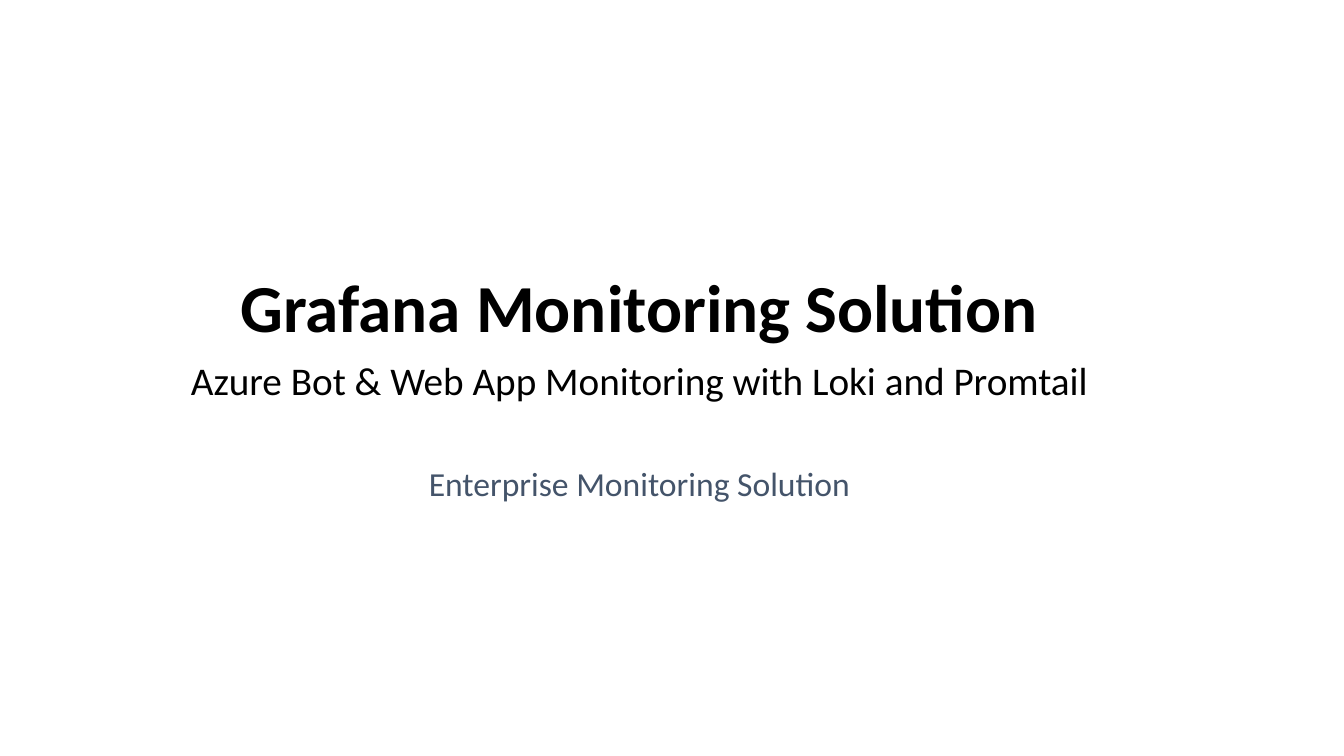
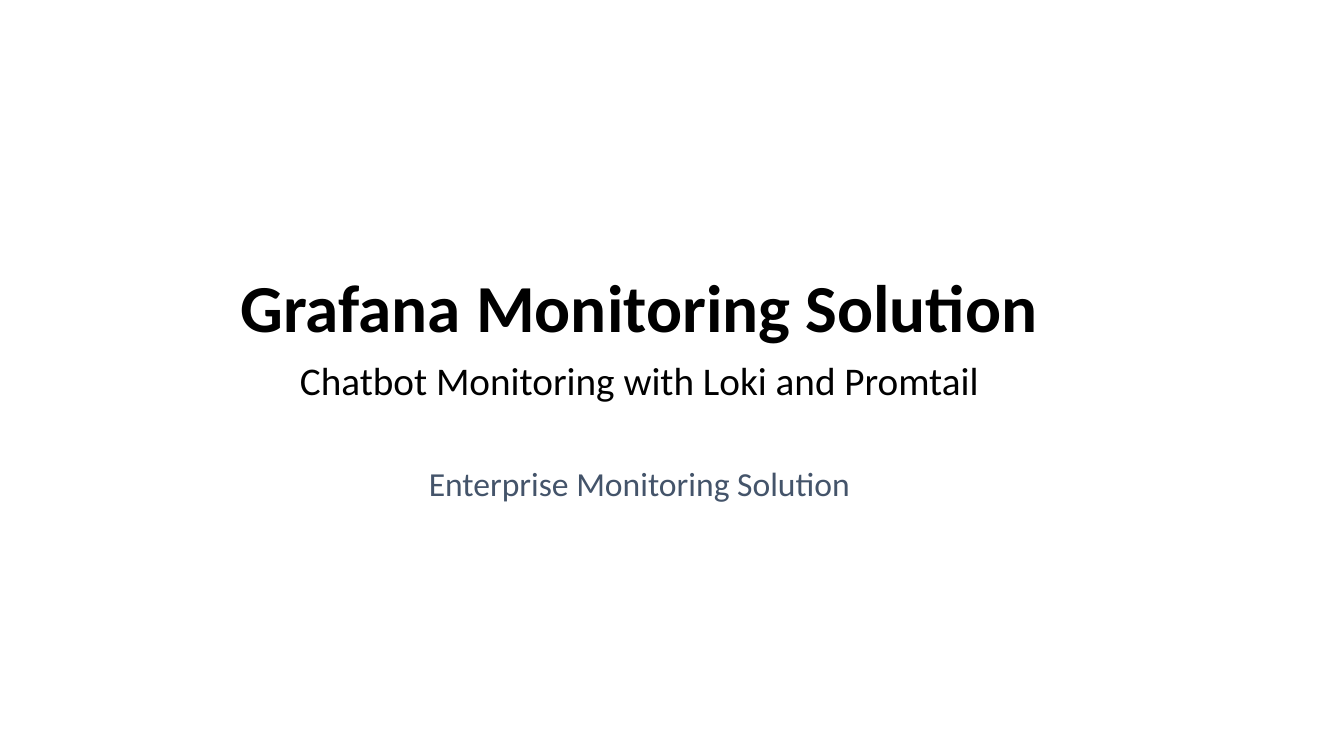
Before and after one commit to rlmuthukumargit/windowspowershell, a slide deck: slide 1 of Presentation1.pptx. Drawn at 1344x756 pixels with LibreOffice and Linux fonts; fonts in the diff are those of the drawing. Boxes give left, top, right and bottom in pixels: in the first picture for what was removed or moved away, otherwise in the second. Text is boxed around its words. In the diff, an @@ line names an element or a change of style, - is before the commit and + after.

```diff
--- a/Presentation1.pptx
+++ b/Presentation1.pptx
@@ subtitle at (300, 367, 978, 402): text changed @@
-Azure Bot & Web App Monitoring with Loki and Promtail
+Chatbot Monitoring with Loki and Promtail
```
Also in this commit, not shown: 2 slides added, 2 slides removed.
